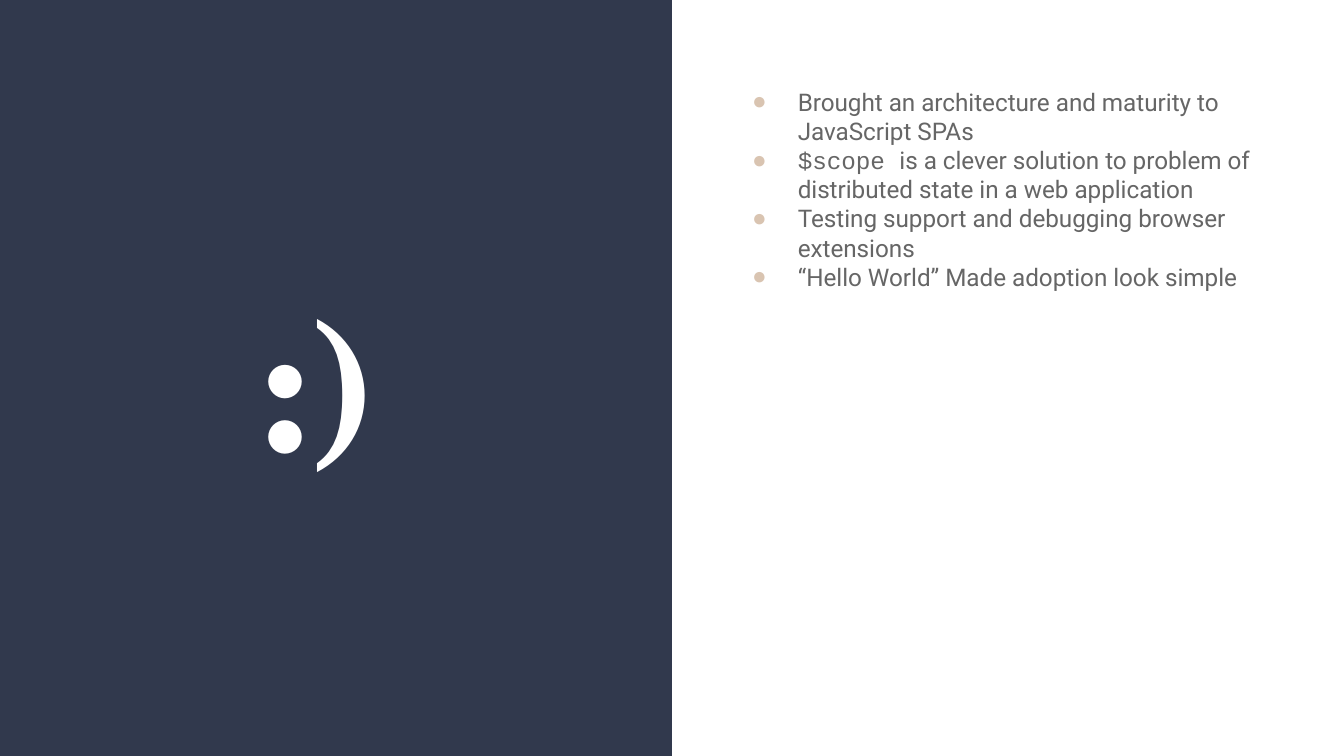
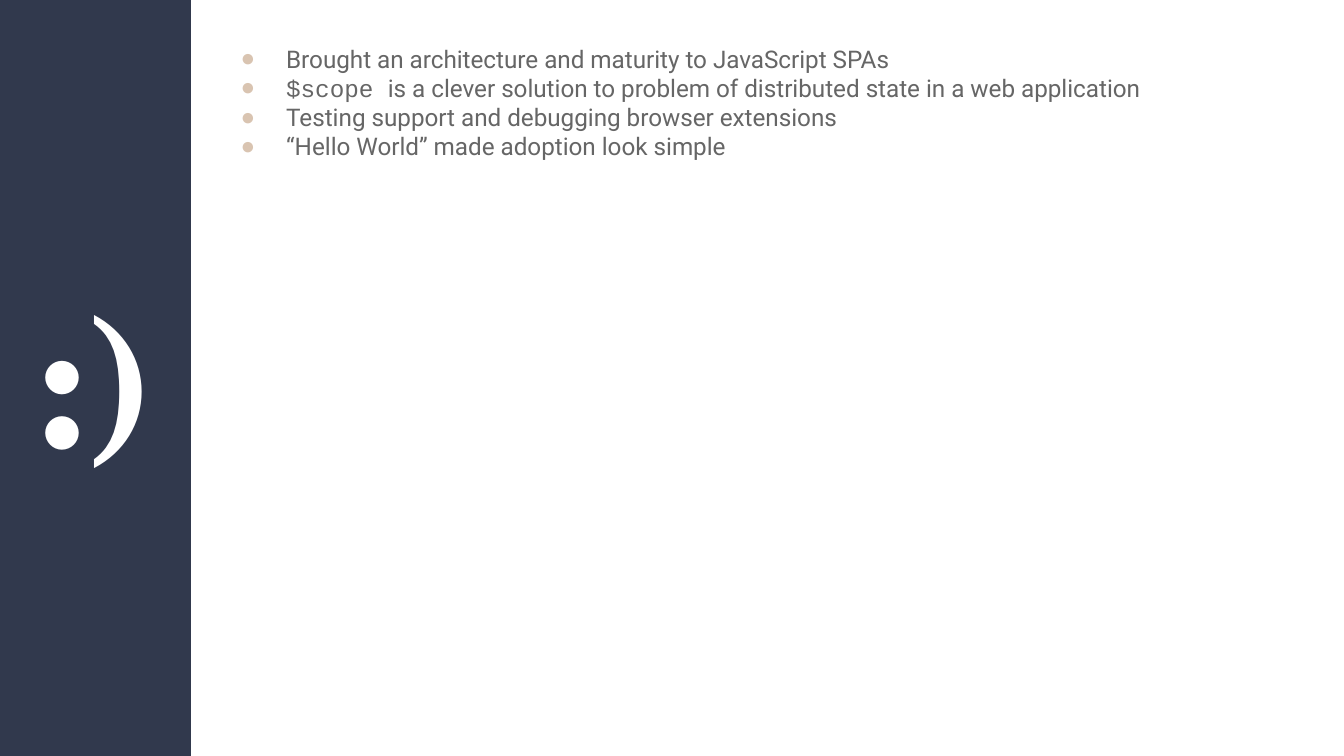
Before and after one commit to JasonTypesCodes/angularjs-retro, a slide deck: slide 14 of AngularJS - A Retrospective.odp. Drawn at 1344x756 pixels with LibreOffice and Linux fonts; fonts in the diff are those of the drawing. Boxes give left, top, right and bottom in pixels: in the first picture for what was removed or moved away, otherwise in the second. Text is boxed around its words. In the diff, an @@ line names an element or a change of style, - is before the commit and + after.

```diff
--- a/AngularJS - A Retrospective.odp
+++ b/AngularJS - A Retrospective.odp
@@ rectangle: place and size @@
-rectangle at (0,0,672,755)
+rectangle at (0,0,191,755)
@@ title ":)" rewrapped from (46,13,590,745) to (9,5,180,746) @@
@@ text "Brought an architecture and maturity ...": place and size @@
-text "Brought an architecture and maturity ..." at (798,93,1250,291)
+text "Brought an architecture and maturity ..." at (286,50,1140,160)
@@ text at (286,137,726,160): text changed @@
-● “Hello World” Made adoption look simple
+● “Hello World” made adoption look simple
```
Also in this commit, not shown: 2 other slides changed, 26 slides added.
